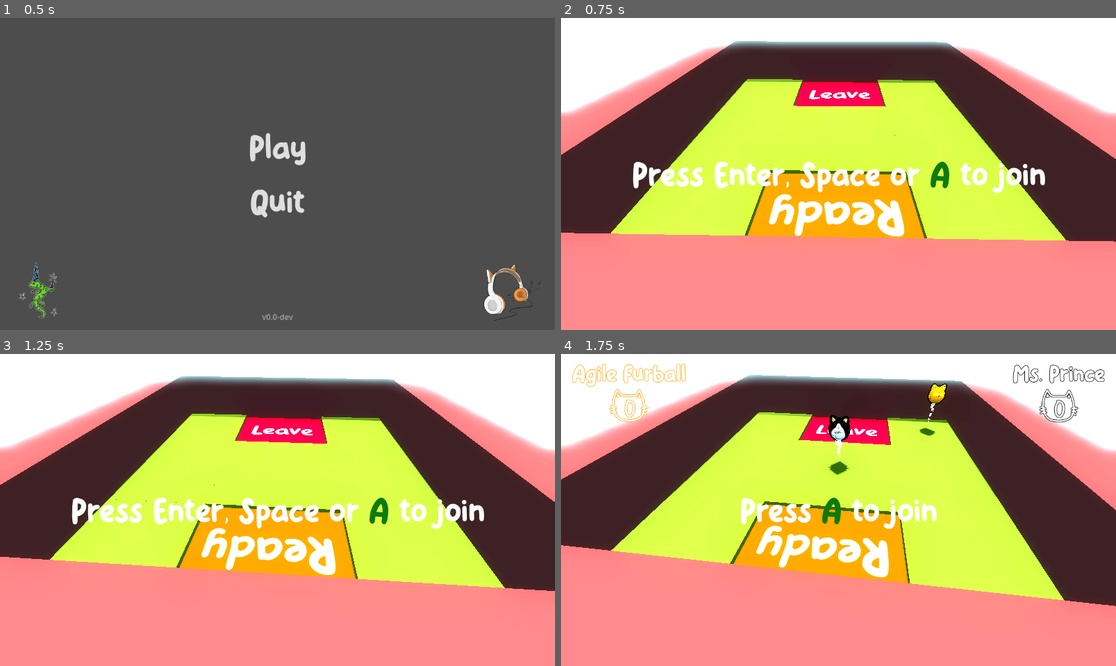
Above: before the commit, frames 1-4 (two rows, left to right).
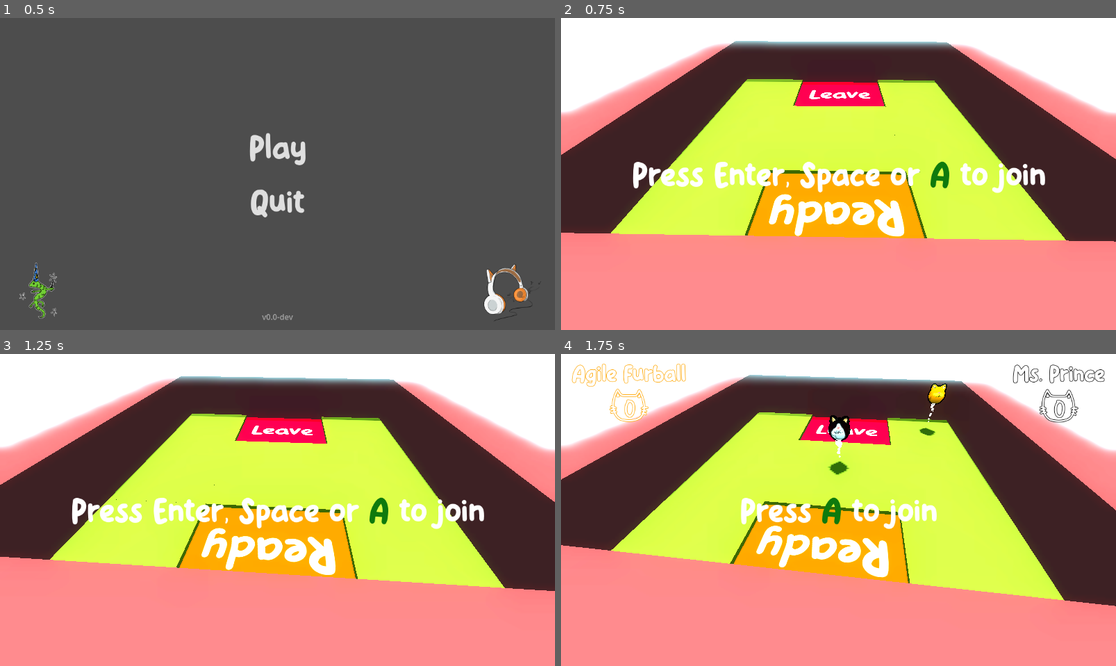
Above: after the commit, the same moments.

Repository: HedgeLizards/ggj24
Game: Godot game, scene res://scenes/start.tscn
Two runs of this game, one before a commit and one after it. Both use one fixed random seed, a clock stepped at 60 frames per second and the inputs below. Sound files missing from this copy of the repository are replaced by a short silence.
Inputs (mouse positions are in pixels of both pictures, inside the frame that each line leads up to):
- Up to frame 1 (0.5 s): no input
- Up to frame 2 (0.75 s): click "Play" at 0.5 s
- Up to frame 3 (1.25 s): no input
- Up to frame 4 (1.75 s): tap Enter (join_1) at 1.25 s; move the mouse to (960, 494) at 1.27 s; tap Space (join_0) at 1.35 s

Frame 1 is identical in both runs. In frame 2, 0.1% of the frame differs, in the area x 26-75%, y 7-21%; in frame 3, 0.1%; in frame 4, 0.2%, in the area x 29-87%, y 6-69%.

Commit message:
better wall size

Diff:
--- a/scenes/wall.tscn
+++ b/scenes/wall.tscn
@@ -3,11 +3,11 @@
 [ext_resource type="Material" uid="uid://csf5w5n6wn7f" path="res://art/Textures/Levelcolors/wall.tres" id="1_kd4p2"]
 
 [sub_resource type="BoxShape3D" id="BoxShape3D_yv6ym"]
-size = Vector3(96, 256, 16)
+size = Vector3(96, 512, 16)
 
 [sub_resource type="BoxMesh" id="BoxMesh_xn01f"]
 material = ExtResource("1_kd4p2")
-size = Vector3(96, 32, 16)
+size = Vector3(112, 32, 16)
 
 [node name="Wall" type="StaticBody3D"]
 
